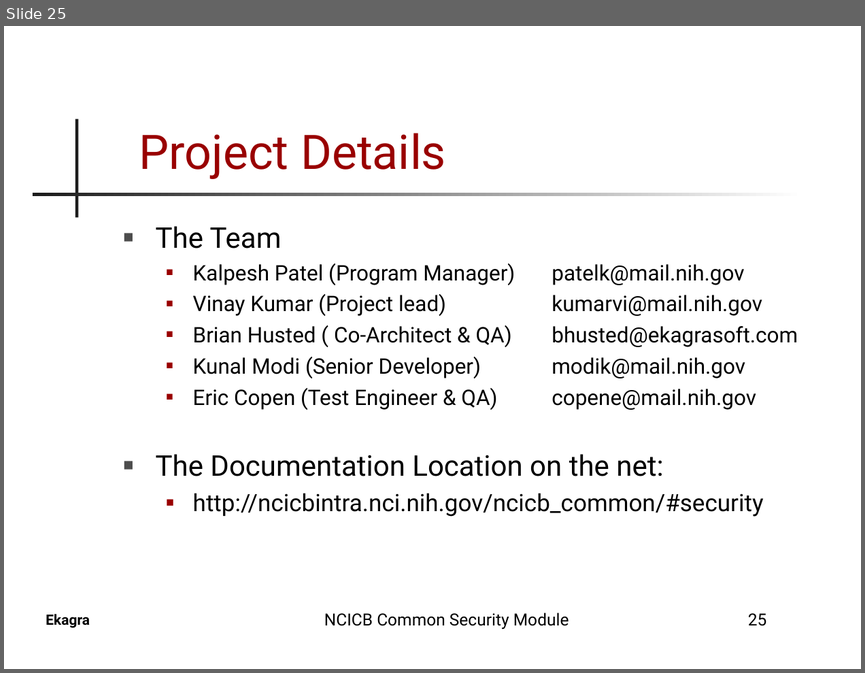
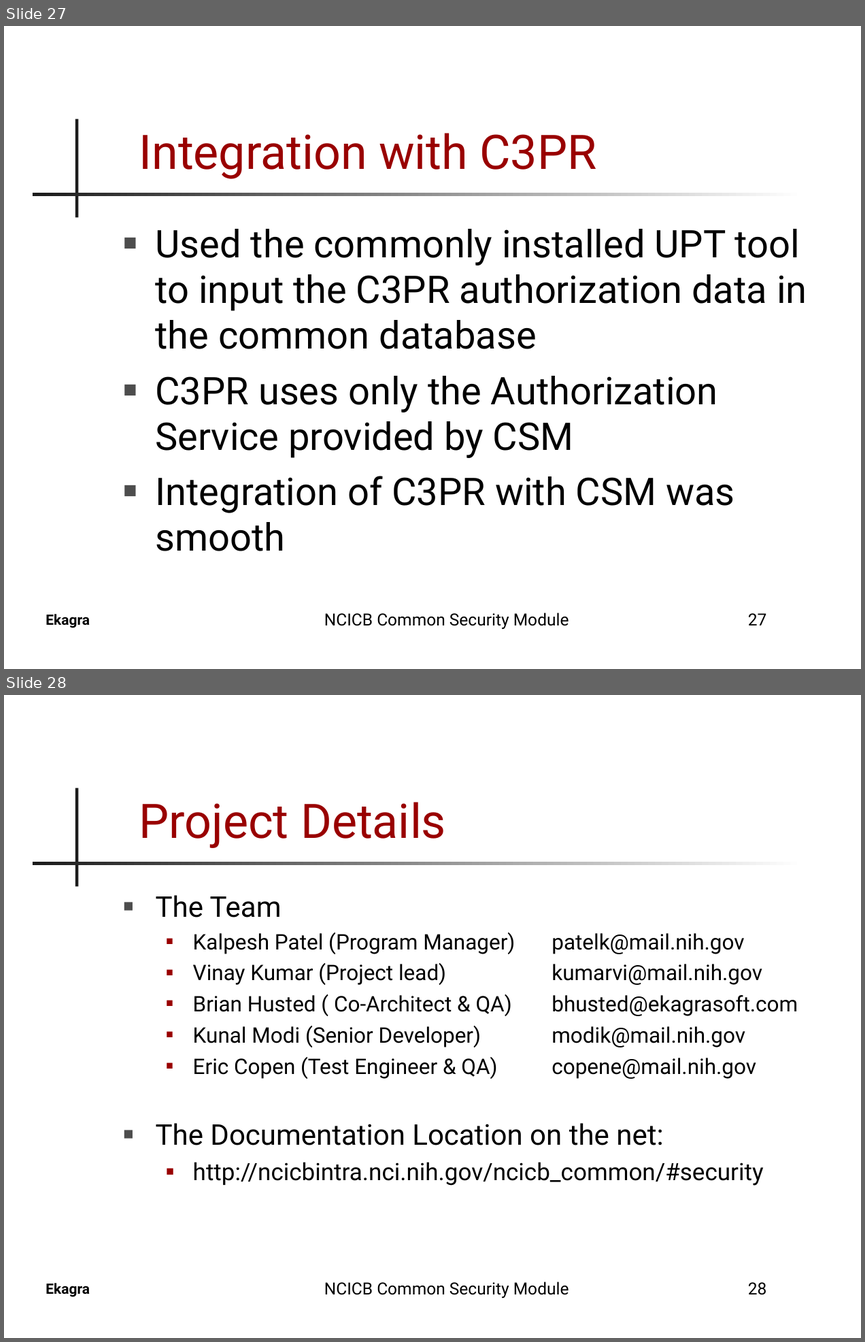
Before and after one commit to CBIIT/common-security-module-docs, a slide deck: CSM_Presentation.ppt. Shown one above the other, each under a label of ours: slide 25 before the commit, slides 27 and 28 after it. The pictures are 865x673 and 865x1342 pixels, drawn with LibreOffice and Linux fonts; fonts in the diff are those of the drawing; background and template pictures are left out. Boxes give left, top, right and bottom in pixels: in the first picture for what was removed or moved away, otherwise in the second. Text is boxed around its words. In the diff, an @@ line names an element or a change of style, - is before the commit and + after.

```diff
--- a/CSM_Presentation.ppt
+++ b/CSM_Presentation.ppt
@@ slide 27 added at box(4, 26, 861, 669), background #FFFFFF; not listed: 3 template elements that a slide beside it also shows @@
@@ title added at box(139, 133, 596, 179), 40 pt, text #990000 @@
+Integration with C3PR
@@ text added at box(156, 229, 807, 551), 32 pt, text #000000 @@
+■ Used the commonly installed UPT tool to input the C3PR authorization data in the common database
+■ C3PR uses only the Authorization Service provided by CSM
+■ Integration of C3PR with CSM was smooth
@@ text added at box(324, 612, 569, 628), 14 pt, text #000000 @@
+NCICB Common Security Module
@@ page number added at box(748, 613, 767, 625), 14 pt, text #000000 @@
+27
@@ what was slide 25 is now slide 28 @@
@@ page number at box(748, 1282, 767, 1295): text changed @@
-25
+28
```
Also in this commit, not shown: 20 slides changed, 2 other slides added.
